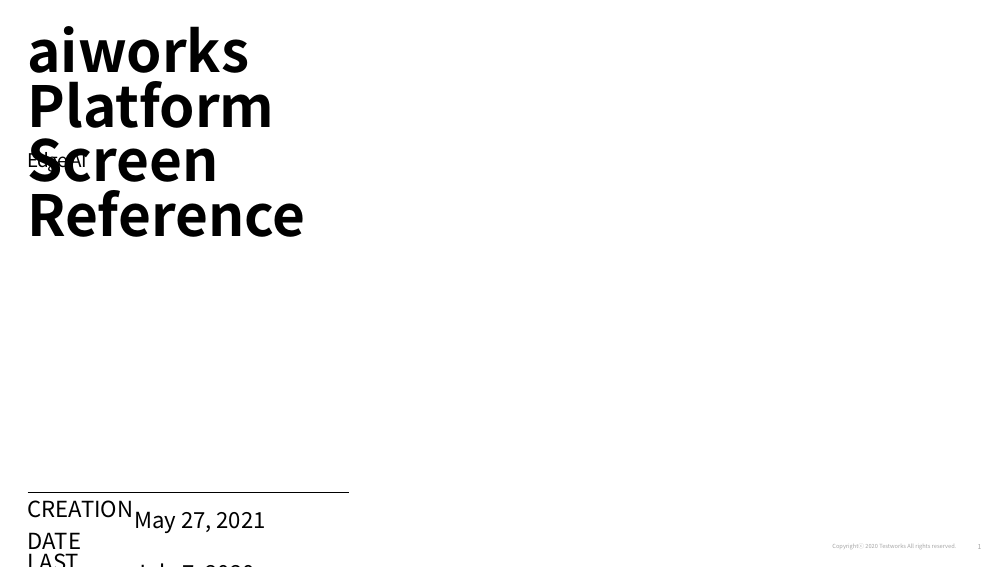
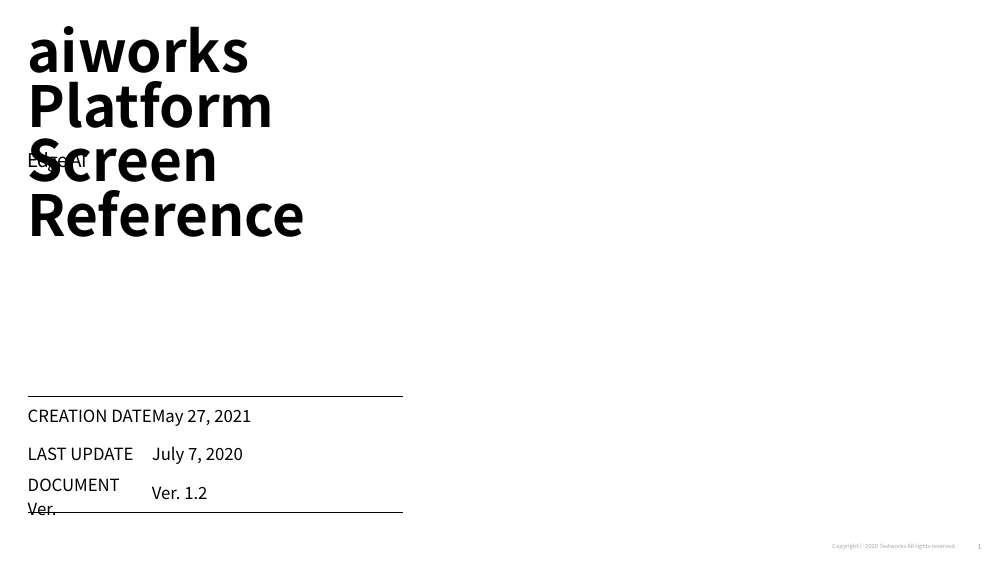
Before and after one commit to changsin/pytranslator, a slide deck: slide 1 of data/aiworks_wireframe_EdgeAI_v1.2-en.pptx. Drawn at 1008x567 pixels with LibreOffice and Linux fonts; fonts in the diff are those of the drawing. Boxes give left, top, right and bottom in pixels: in the first picture for what was removed or moved away, otherwise in the second. Text is boxed around its words. In the diff, an @@ line names an element or a change of style, - is before the commit and + after.

```diff
--- a/data/aiworks_wireframe_EdgeAI_v1.2-en.pptx
+++ b/data/aiworks_wireframe_EdgeAI_v1.2-en.pptx
@@ table at (28,397,403,520) @@
@@ size 21.1 to 16 pt @@
@@ table: place and size @@
-table at (28,492,349,567)
+table at (28,397,403,520)
```
Also in this commit, not shown: 25 other slides changed.
